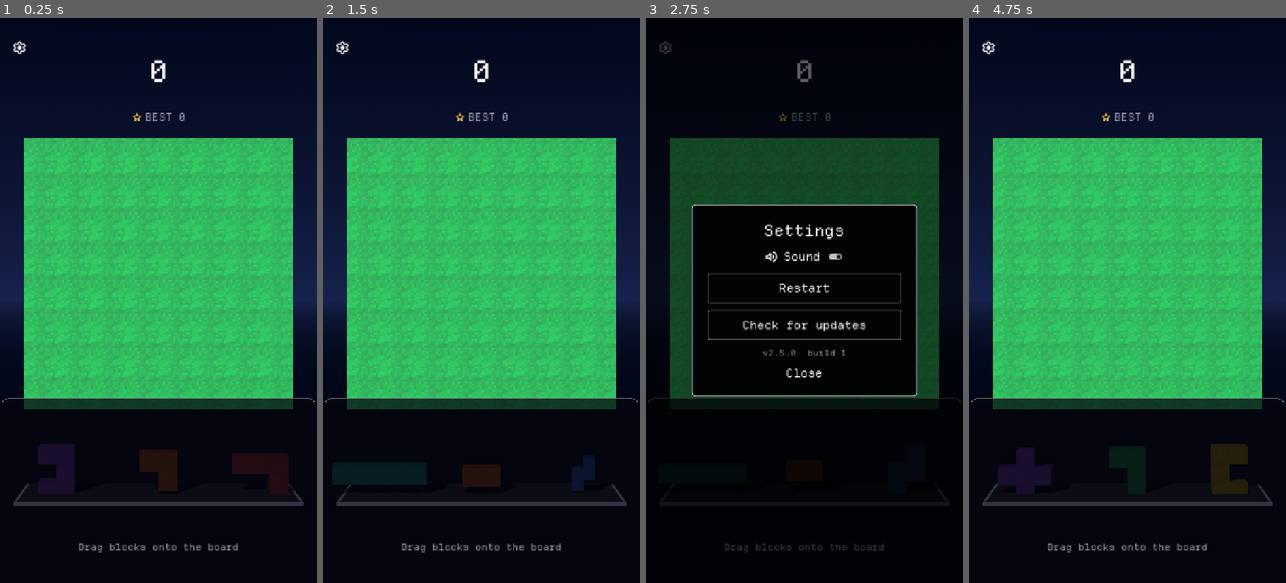
Above: before the commit, frames 1-4 (left to right).
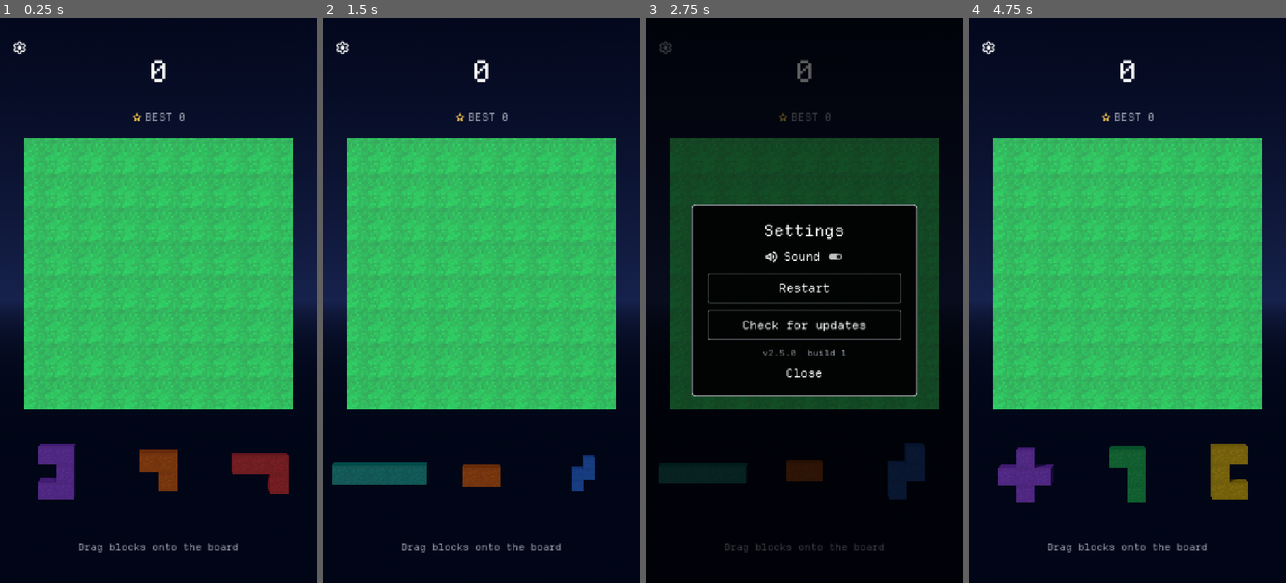
Above: after the commit, the same moments.

Repository: Matko802/blockshark
Game: Godot game, scene res://scenes/main.tscn
Same seed, same stepped clock (60 frames per second), same inputs: the game is played once before the commit and once after it.
Inputs:
- Up to frame 1 (0.25 s): no input
- Up to frame 2 (1.5 s): click "" at 0.5 s; click "Restart" at 1.25 s
- Up to frame 3 (2.75 s): click "" at 2 s
- Up to frame 4 (4.75 s): click "Restart" at 2.75 s; click "" at 3.5 s; click "Restart" at 4.25 s

The runs differ from the first frame. In frame 1, 5.0% of the frame differs, in the area x 0-100%, y 67-87%; in frame 2, 4.4%; in frame 3, 3.1%; in frame 4, 5.3%.

Commit message:
No tray backgrounds, block based drop zones

Diff:
--- a/scripts/drag_controller.gd
+++ b/scripts/drag_controller.gd
@@ -134,11 +134,20 @@
 	drag_node.position = Vector3(spawn_center.x + drag_accum.x + lift.x, spawn_center.y + drag_accum.y + lift.y, DRAG_Z)
 
 func node_anchor() -> Vector2i:
-	var piece: Dictionary = state.tray[dragging]
-	var shape: Dictionary = piece["shape"]
-	var w: int = shape["w"]
-	var h: int = shape["h"]
-	return snap_anchor(drag_node.position, w, h)
+	return snap_anchor(drag_node.position, shape_w(), shape_h())
+
+func shape_w() -> int:
+	return int((state.tray[dragging] as Dictionary)["shape"]["w"])
+
+func shape_h() -> int:
+	return int((state.tray[dragging] as Dictionary)["shape"]["h"])
+
+func aim_center() -> Vector3:
+	var lift := lift_full * lift_taper()
+	return Vector3(spawn_center.x + drag_accum.x + lift.x, spawn_center.y + drag_accum.y + lift.y, DRAG_Z)
+
+func aim_over_board() -> bool:
+	return aim_center().y >= -4.25
 
 func snap_anchor(center: Vector3, w: int, h: int) -> Vector2i:
 	var col := clampi(roundi(center.x + 3.5 - float(w - 1) * 0.5), 0, 8 - w)
@@ -156,7 +165,11 @@
 	last_pointer = pt
 	drag_accum += Vector3(step.x, step.y, 0.0) * current_gain()
 	place_node()
-	var anchor := node_anchor()
+	if not aim_over_board():
+		board_view.hide_ghost()
+		last_valid = false
+		return
+	var anchor := snap_anchor(aim_center(), shape_w(), shape_h())
 	if anchor != last_anchor:
 		last_anchor = anchor
 		main.buzz(20)
@@ -167,16 +180,8 @@
 		return
 	var idx := dragging
 	var anchor := Vector2i(-99, -99)
-	if has_pointer:
-		var p = plane_point(screen_pos)
-		if p == null:
-			anchor = Vector2i(-99, -99)
-		else:
-			var pt: Vector3 = p
-			if pt.y < -4.3:
-				anchor = Vector2i(-99, -99)
-			else:
-				anchor = node_anchor()
+	if has_pointer and aim_over_board():
+		anchor = snap_anchor(aim_center(), shape_w(), shape_h())
 	dragging = -1
 	drag_node = null
 	has_pointer = false
--- a/scripts/hud.gd
+++ b/scripts/hud.gd
@@ -76,21 +76,6 @@
 	root.set_anchors_preset(Control.PRESET_FULL_RECT)
 	root.mouse_filter = Control.MOUSE_FILTER_IGNORE
 	add_child(root)
-	var tray_plate := Panel.new()
-	tray_plate.set_anchors_preset(Control.PRESET_BOTTOM_WIDE)
-	tray_plate.offset_left = 0
-	tray_plate.offset_right = 0
-	tray_plate.offset_top = -420
-	tray_plate.offset_bottom = 0
-	tray_plate.mouse_filter = Control.MOUSE_FILTER_IGNORE
-	var tray_style := StyleBoxFlat.new()
-	tray_style.bg_color = Color(0.02, 0.02, 0.05, 0.72)
-	tray_style.border_color = Color(0.55, 0.55, 0.60)
-	tray_style.border_width_top = 2
-	tray_style.corner_radius_top_left = 24
-	tray_style.corner_radius_top_right = 24
-	tray_plate.add_theme_stylebox_override("panel", tray_style)
-	root.add_child(tray_plate)
 	top_box = VBoxContainer.new()
 	top_box.set_anchors_preset(Control.PRESET_TOP_WIDE)
 	top_box.offset_top = 36
--- a/scripts/main.gd
+++ b/scripts/main.gd
@@ -61,7 +61,6 @@
 	get_viewport().size_changed.connect(fit_camera)
 	apply_fixed_light()
 	drag.setup(camera, board, state, self)
-	build_tray_rack()
 	hud.setup(self, version_text())
 	updater.setup(self, hud, app_version)
 	rebuild_tray()
@@ -92,22 +91,6 @@
 
 func slot_pos(i: int) -> Vector3:
 	return Vector3(float(tray_x.get(i, TRAY_X[i])), TRAY_Y, TRAY_Z)
-
-func build_tray_rack() -> void:
-	var edge := MeshInstance3D.new()
-	edge.mesh = Mats.box()
-	edge.scale = Vector3(7.9, 0.10, 2.6)
-	edge.position = Vector3(0, TRAY_Y - 0.62, TRAY_Z)
-	edge.material_override = Mats.tray_edge()
-	edge.cast_shadow = GeometryInstance3D.SHADOW_CASTING_SETTING_OFF
-	tray_root.add_child(edge)
-	var plate := MeshInstance3D.new()
-	plate.mesh = Mats.box()
-	plate.scale = Vector3(7.7, 0.12, 2.4)
-	plate.position = Vector3(0, TRAY_Y - 0.60, TRAY_Z)
-	plate.material_override = Mats.tray_frame()
-	plate.cast_shadow = GeometryInstance3D.SHADOW_CASTING_SETTING_OFF
-	tray_root.add_child(plate)
 
 func remaining_indices() -> Array:
 	var out: Array = []
